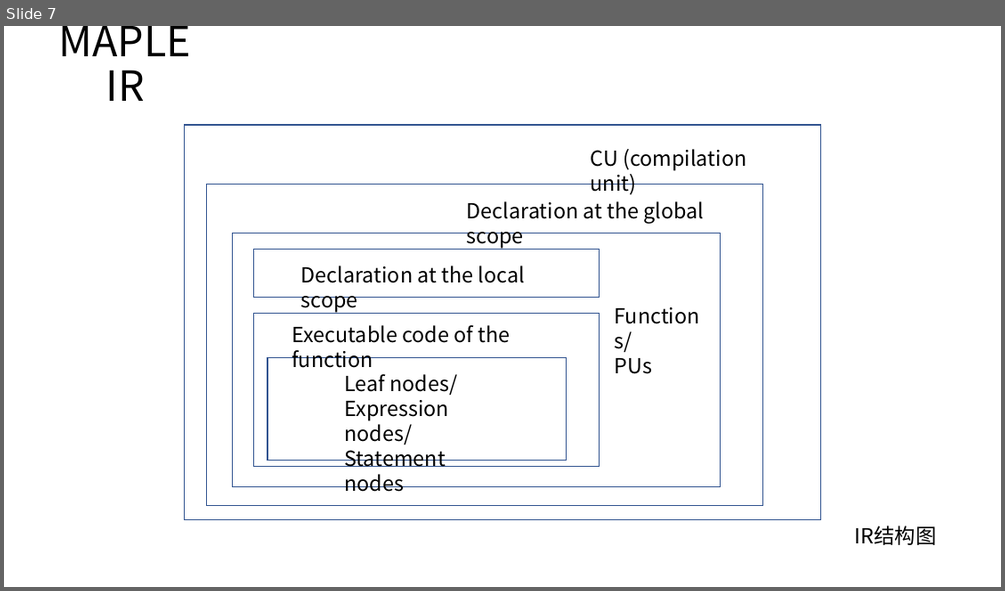
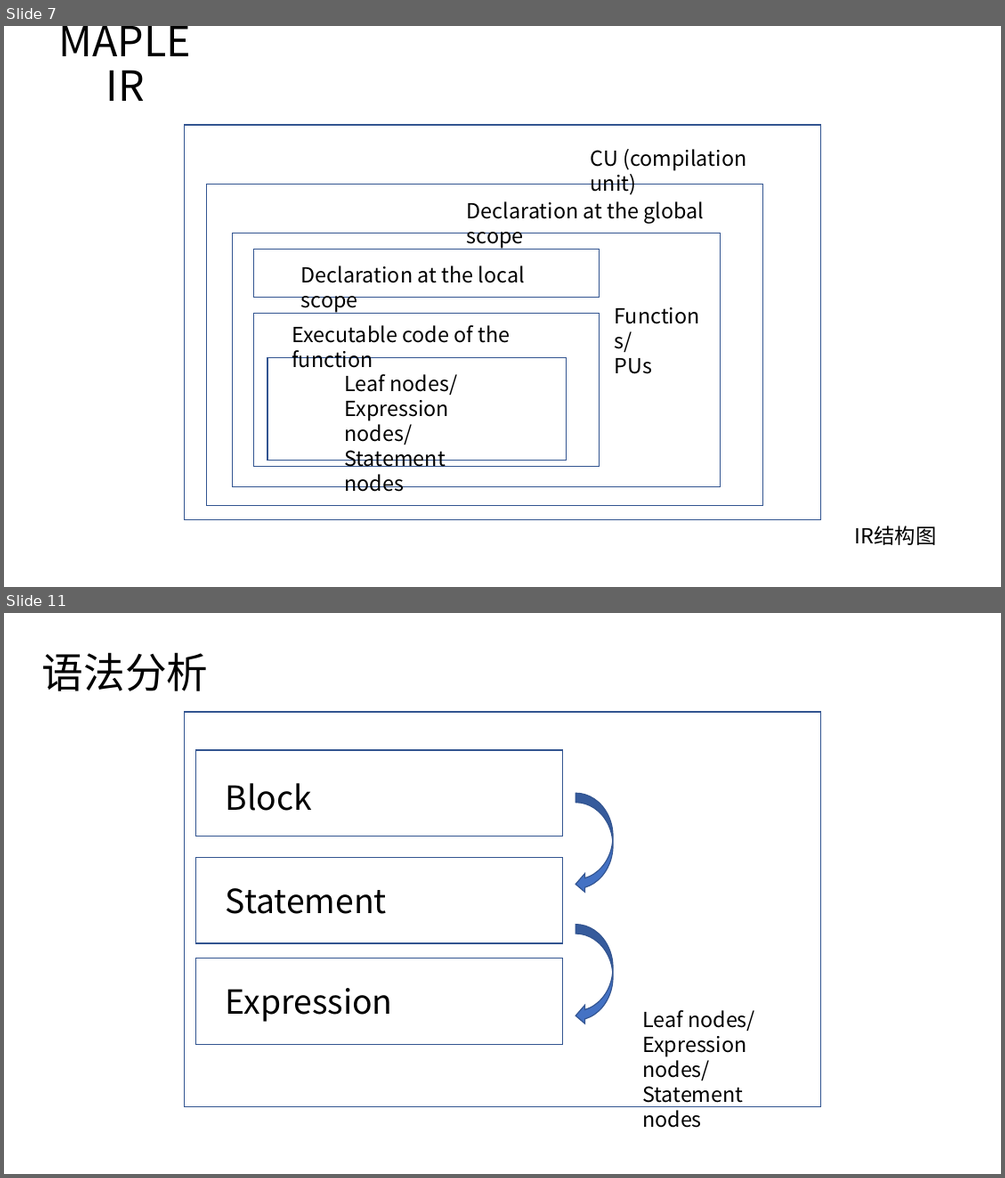
Before and after one commit to bupt-juniorTeam/OpenArkCompiler, a slide deck: 方舟编译器源码分析初稿.pptx. Shown one above the other, each under a label of ours: slide 7 before the commit, slides 7 and 11 after it; the slides between them are not shown. The pictures are 1005x591 and 1005x1178 pixels, drawn with LibreOffice and Linux fonts; fonts in the diff are those of the drawing. Boxes give left, top, right and bottom in pixels: in the first picture for what was removed or moved away, otherwise in the second. Text is boxed around its words. In the diff, an @@ line names an element or a change of style, - is before the commit and + after.

```diff
--- a/方舟编译器源码分析初稿.pptx
+++ b/方舟编译器源码分析初稿.pptx
@@ slide 11 added at (4, 613, 1001, 1174), background #FFFFFF @@
@@ title added at (42, 652, 209, 691), 40 pt, text #000000 @@
+语法分析
@@ rectangle added at (184, 712, 821, 1107), outline #325491 1 pt @@
@@ rectangle added at (196, 750, 563, 835), outline #325491 1 pt @@
@@ text added at (226, 783, 312, 811), 32 pt, text #000000 @@
+Block
@@ curved left arrow added at (575, 793, 613, 893), fill #4472C4, outline #325491 1 pt @@
@@ rectangle added at (196, 858, 563, 943), outline #325491 1 pt @@
@@ text added at (226, 888, 387, 914), 32 pt, text #000000 @@
+Statement
@@ curved left arrow added at (575, 925, 613, 1025), fill #4472C4, outline #325491 1 pt @@
@@ rectangle added at (196, 958, 563, 1045), outline #325491 1 pt @@
@@ text added at (226, 988, 393, 1022), 32 pt, text #000000 @@
+Expression
@@ text added at (642, 1010, 755, 1127), 20 pt, text #000000 @@
+Leaf nodes/
+Expression nodes/
+Statement nodes
```
Also in this commit, not shown: 2 slides changed, 5 other slides added, 1 other file.
